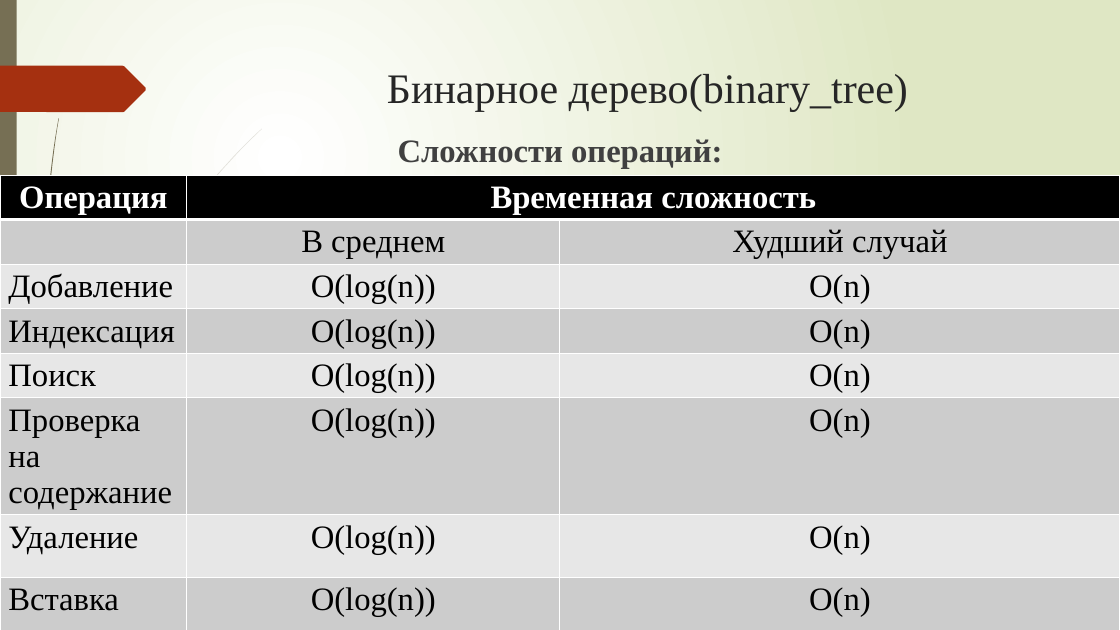
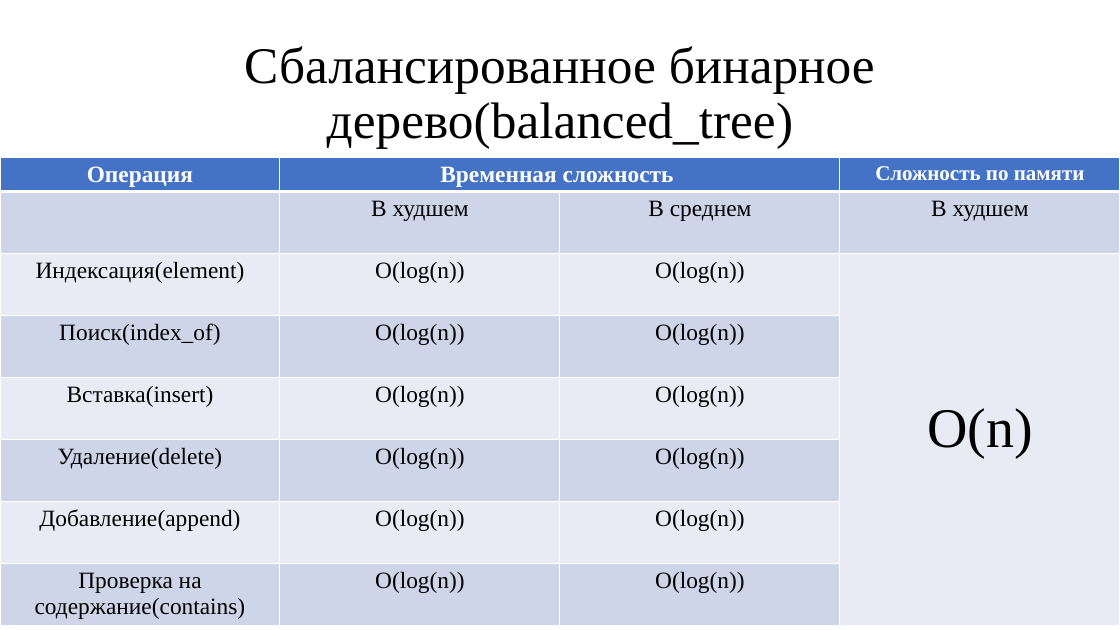
Before and after one commit to ZenoReT/Dictionaries, a slide deck: slide 12 of отчет.pptx (slide 9 before the commit). Drawn at 1120x630 pixels with LibreOffice and Linux fonts; fonts in the diff are those of the drawing. Boxes give left, top, right and bottom in pixels: in the first picture for what was removed or moved away, otherwise in the second. Text is boxed around its words. In the diff, an @@ line names an element or a change of style, - is before the commit and + after.

```diff
--- a/отчет.pptx
+++ b/отчет.pptx
@@ background gradient #FFFFFF to #DFE8C4 to #FFFFFF @@
@@ rectangle removed at (0,0,17,630) @@
@@ title "Сбалансированное бинарное дерево(balanced_tree)" at (244,46,875,149): vertical alignment top to middle @@
@@ title at (244,46,875,149): text changed; size 36 to 44 pt; text colour #262626 to #000000 @@
-Бинарное дерево(binary_tree)
+Сбалансированное бинарное дерево(balanced_tree)
@@ freeform shape removed at (0,66,146,112) @@
@@ text removed at (398,139,722,169) @@
-Сложности операций:
@@ table at (0,158,1119,630) @@
-column 1: Операция |  | Добавление | Индексация | Поиск | Проверка на содержание | Удаление | Вставка
-column 2: Временная сложность | В среднем | O(log(n)) | O(log(n)) | O(log(n)) | O(log(n)) | O(log(n)) | O(log(n))
-column 3:  | Худший случай | O(n) | O(n) | O(n) | O(n) | O(n) | O(n)
+column 1: Операция |  | Индексация(element) | Поиск(index_of) | Вставка(insert) | Удаление(delete) | Добавление(append) | Проверка на содержание(contains)
+column 2: Временная сложность | В худшем | O(log(n)) | O(log(n)) | O(log(n)) | O(log(n)) | O(log(n)) | O(log(n))
+column 3:  | В среднем | O(log(n)) | O(log(n)) | O(log(n)) | O(log(n)) | O(log(n)) | O(log(n))
+column 4: Сложность по памяти | В худшем | O(n) |  |  |  |  | 
@@ table: place and size @@
-table at (0,175,1120,630)
+table at (0,158,1119,630)
@@ group removed at (0,129,262,630): 10 freeform shapes @@
@@ group removed at (3,0,218,630): 12 freeform shapes @@
```
Also in this commit, not shown: 12 other slides changed, 3 slides added, 13 other files.
